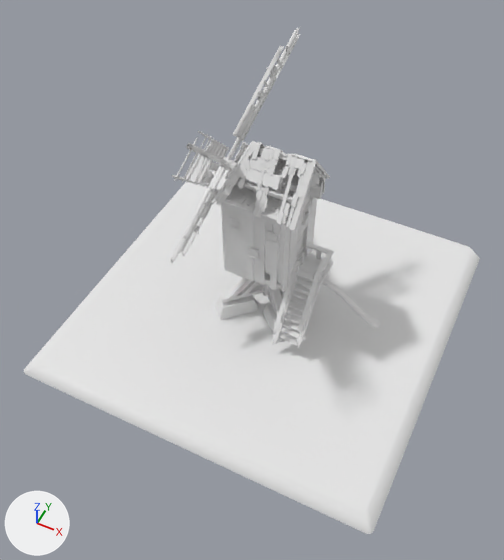
Before and after pictures for a commit that changed the FBX model Content/Buildings/Meshes/CA_Windmill_Destruction_Stage2_BaseRotate.fbx.
Both versions are drawn from a 50 mm lens placed at (11.8, -25.8, 33.6), pointed at (0.4, -2.9, 5.0). The axes (+X, +Y, +Z) are drawn at lower left. The lights are the same throughout. Where no turn or scale is listed for an object, it has been applied to the vertices.

Names of what the first picture shows: 'Ca_Windmill_Arms_Destroyed_Stage2', 'Ca_Windmill_Base_Destroyed_Stage2', 'Ca_Windmill_Destroyed_Stage2', 'Ca_Windmill_Ground'.
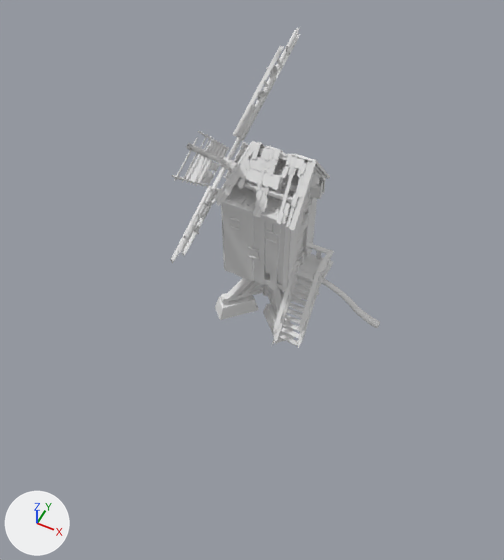
Pixel boxes (x1, y1, x2, y2) of what changed, in the pictures (504 x 560 px):
'Ca_Windmill_Ground', deleted
    before: (24, 166, 480, 534)

What the commit changed:
Object 'Ca_Windmill_Ground' (ob_ca_windmill_ground) is deleted.
